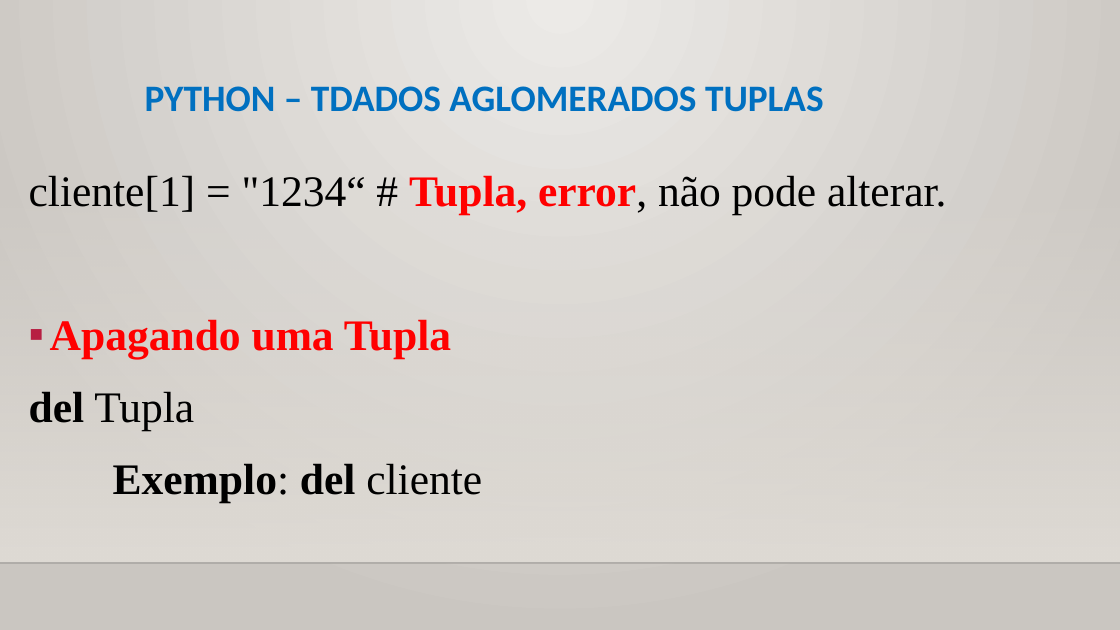
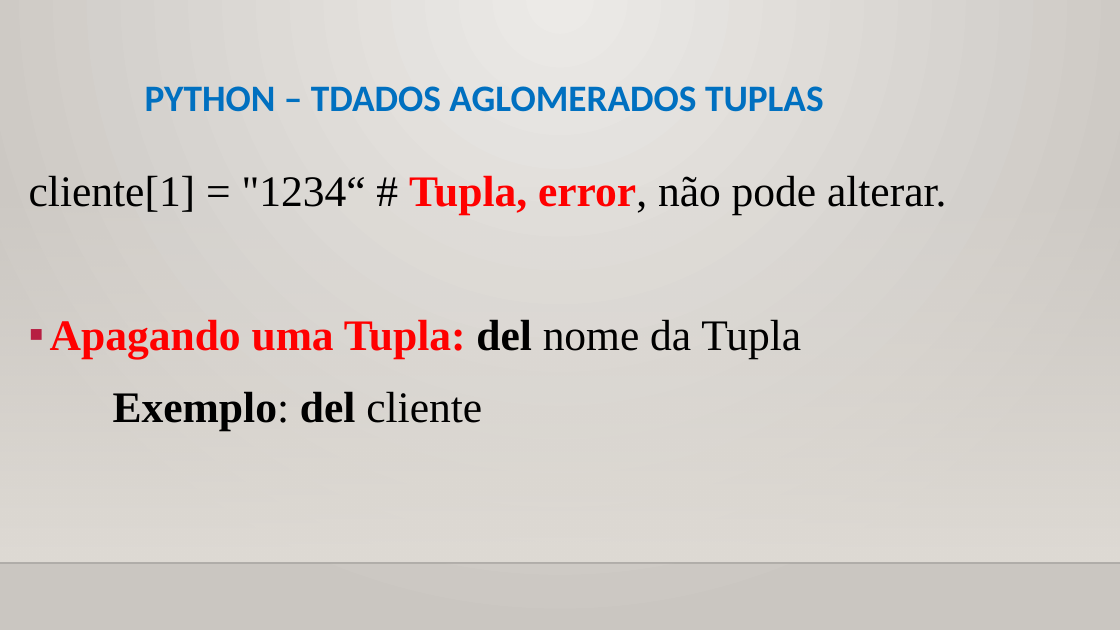
Before and after one commit to CloudEducationBrazil/WydenPythonParadigmas, a slide deck: slide 18 of 01 Classes/Aula 07 Programação Python - Tipos de Dados Aglomerados.pptx (slide 17 before the commit). Drawn at 1120x630 pixels with LibreOffice and Linux fonts; fonts in the diff are those of the drawing; background and template pictures are left out. Boxes give left, top, right and bottom in pixels: in the first picture for what was removed or moved away, otherwise in the second. Text is boxed around its words. In the diff, an @@ line names an element or a change of style, - is before the commit and + after.

Commit message:
PPT Python Aula 7 17092022

```diff
--- a/01 Classes/Aula 07 Programação Python - Tipos de Dados Aglomerados.pptx
+++ b/01 Classes/Aula 07 Programação Python - Tipos de Dados Aglomerados.pptx
@@ text at <box>50,319,801,359</box>: text changed @@
-▪ Apagando uma Tupla
-del Tupla
+▪ Apagando uma Tupla: del nome da Tupla
```
Also in this commit, not shown: 7 other slides changed, 1 slide added.
